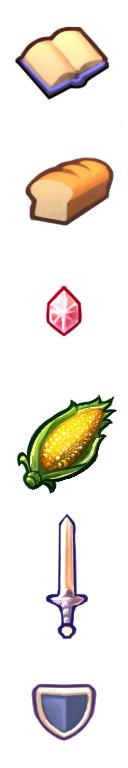
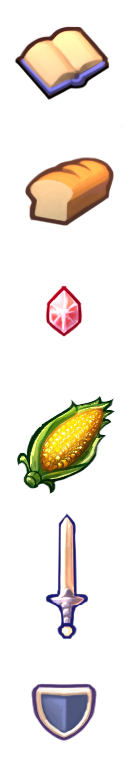
Comparing the layer stacks of the two 128 x 768 images. Changes:
painted on "Layer 5" over [16,394,117,494]
